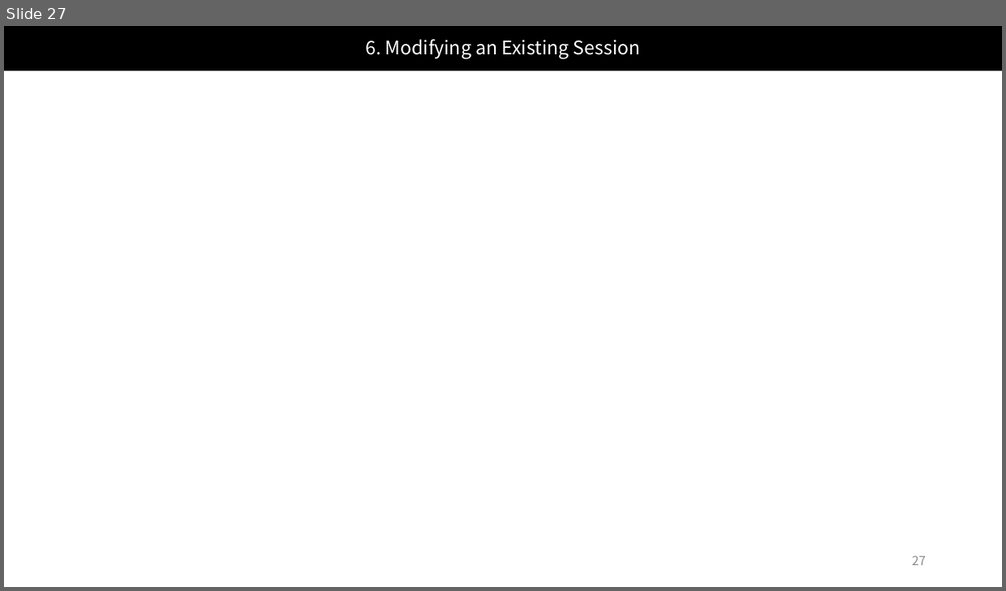
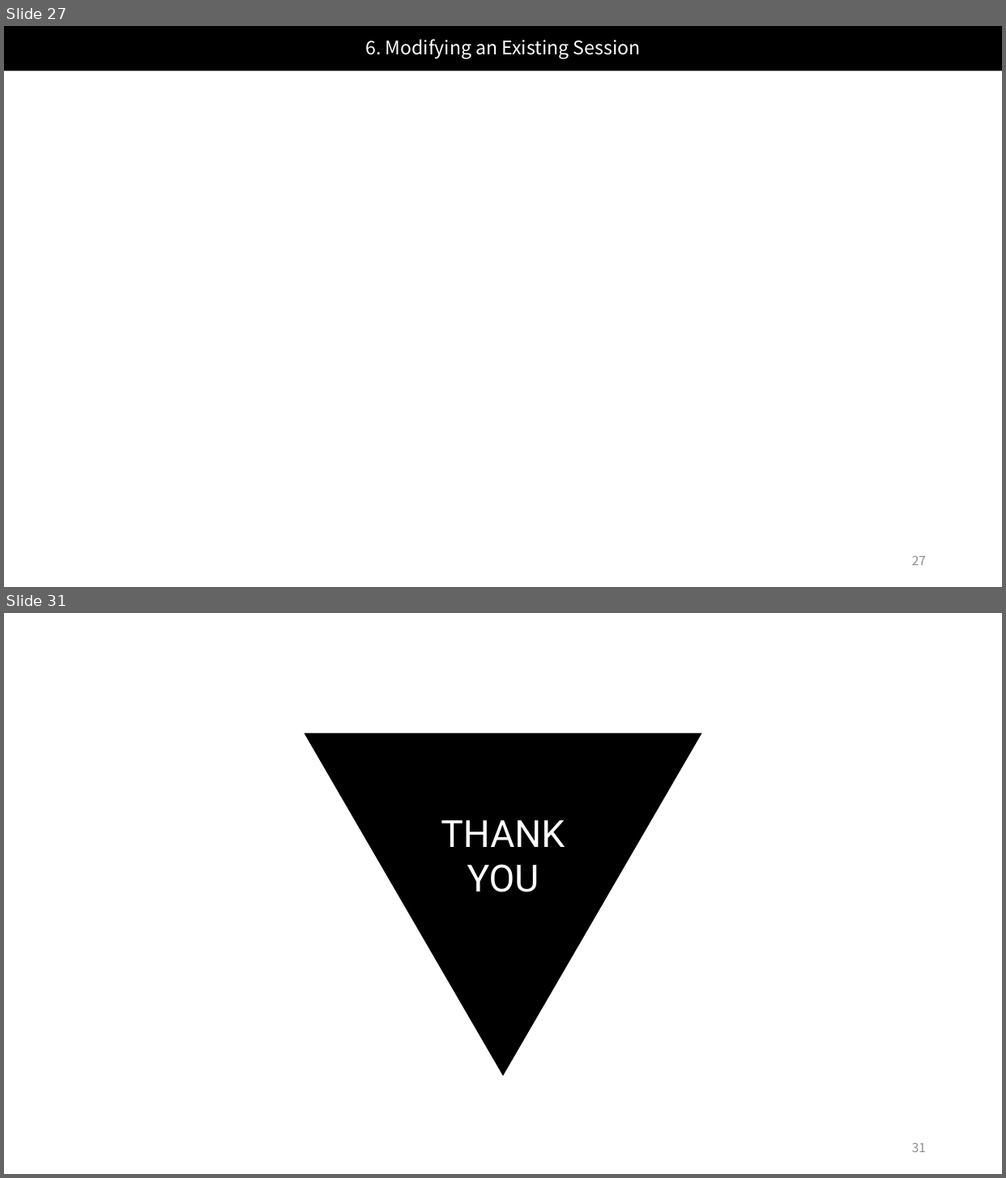
Before and after one commit to Epsilonely/SIP-Survey, a slide deck: 세미나 2차.pptx. Shown one above the other, each under a label of ours: slide 27 before the commit, slides 27 and 31 after it; the slides between them are not shown. The pictures are 1006x591 and 1006x1178 pixels, drawn with LibreOffice and Linux fonts; fonts in the diff are those of the drawing. Boxes give left, top, right and bottom in pixels: in the first picture for what was removed or moved away, otherwise in the second. Text is boxed around its words. In the diff, an @@ line names an element or a change of style, - is before the commit and + after.

```diff
--- a/세미나 2차.pptx
+++ b/세미나 2차.pptx
@@ slide 31 added at bbox=[4, 613, 1002, 1174], background #FFFFFF @@
@@ triangle added at bbox=[305, 734, 702, 1076], fill #000000 @@
@@ text added at bbox=[441, 820, 565, 892], 36 pt, text #FFFFFF @@
+THANK
+YOU
@@ page number added at bbox=[912, 1143, 926, 1152], 12 pt, text #8C8C8C @@
+31
```
Also in this commit, not shown: 4 slides changed, 2 other slides added.
